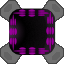
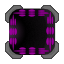
Layered file, before and after one edit (64 × 64). Changes by layer:
added layer "Layer 2" above "Layer 0" over bbox(5, 5, 59, 59)
hid "Layer 0" over bbox(0, 0, 64, 64)
